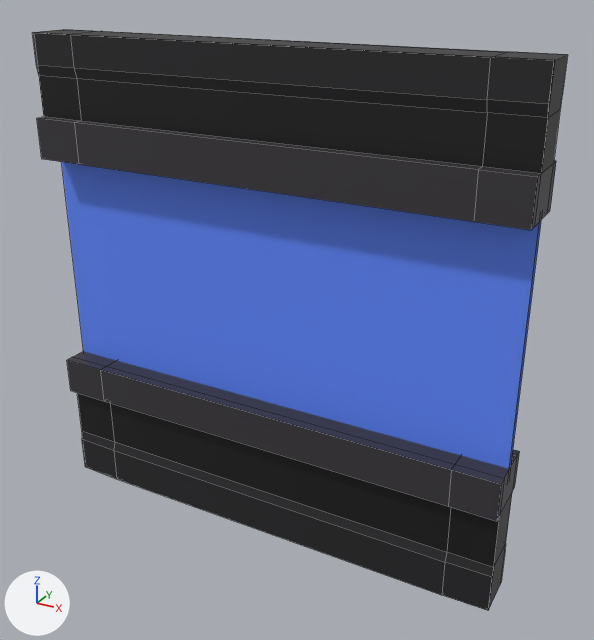
Two versions of the FBX model Abscondence Beta - Project/Assets/Models/Level Kit Alpha Models/Wall_Window_Middle.fbx, one commit apart.
Before and after are seen from a camera (50 mm lens) standing at (3.83, -4.09, 5.66) and looking at (0.26, 2.4, 2.41). Every picture has the same lights, and +X, +Y and +Z are marked at lower left. Mesh edges are drawn as thin lines. Where no turn or scale is listed for an object, it has been applied to the vertices.
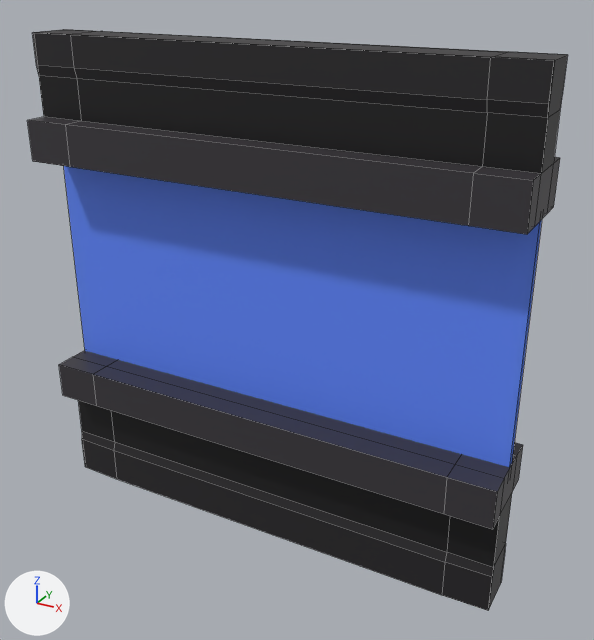
Pixel boxes [x1, y1, x2, y2] of what changed, in the pictures (594 x 640 px; the box of a moved part takes in the faces that stretch with it):
```json
{"object": "polySurface28", "change": "reshaped", "before": [32, 29, 568, 610], "after": [27, 29, 568, 610]}
{"part": 1, "of": "me_mesh", "change": "moved or reshaped", "before": [62, 162, 539, 469], "after": [64, 166, 540, 467]}
{"part": 2, "of": "me_mesh", "change": "moved or reshaped", "before": [510, 221, 541, 465], "after": [510, 220, 542, 464]}
{"part": 3, "of": "me_mesh", "change": "cut back", "before": [67, 357, 519, 521], "after": [59, 357, 523, 529]}
{"part": 4, "of": "me_mesh", "change": "moved or reshaped", "before": [37, 117, 556, 230], "after": [27, 117, 560, 234]}
```

Edits to the scene script, one JSON object a line:
```json
{"block": "me_mesh", "where": "# used by ob_polysurface28; location = (0.0, 0.0, 0.0)"}
{"block": "me_mesh", "where": "# verts and faces of me_mesh; kept vertices keep their numbers, new ones are numbered from 136"}
{"block": "me_mesh", "where": "# before: 120 (2.05, 2.0, 4.19) at pixel (478, 169), 121 (-2.0, 2.0, 4.19) at pixel (74, 122), 122 (-2.0, 2.0, 3.78) at pixel (78, 164), 123 (2.05, 2.0, 3.78) at pixel (473, 221), 124 (-2.5, 2.0, 3.78) at pixel (41, 159)"}
{"block": "me_mesh", "where": "# before: 125 (-2.5, 2.0, 4.19) at pixel (36, 118), 126 (2.5, 2.0, 4.19) at pixel (537, 176), 127 (2.5, 2.0, 3.78) at pixel (531, 230), 128 (2.05, 2.6, 3.78), 129 (-2.0, 2.6, 3.78)"}
{"block": "me_mesh", "where": "# before: 130 (-2.0, 2.6, 4.19), 131 (2.05, 2.6, 4.19), 132 (-2.5, 2.6, 4.19), 133 (-2.5, 2.6, 3.78), 134 (2.5, 2.6, 3.78) at pixel (550, 210)"}
{"block": "me_mesh", "where": "# before: 135 (2.5, 2.6, 4.19) at pixel (556, 160)"}
{"op": "remove", "block": "me_mesh", "code": "me_mesh.from_pydata(...)  # 136 vertices, 126 faces; spans x -2.5..2.5, y 2.0..2.6, z 0.0..5.0"}
{"op": "add", "block": "me_mesh", "code": "me_mesh.from_pydata(...)  # 132 vertices, 117 faces; spans x -2.5..2.5, y 1.88..2.72, z 0.0..5.0"}
{"block": "me_mesh", "change": "me_mesh part 1: the loose piece of 4 vertices spanning x -2.49..2.49, y 2.27, z 1.31..3.85 is moved by (0.0, 0.02, 0.0)"}
{"block": "me_mesh", "change": "me_mesh part 2: the loose piece of 4 vertices spanning x -2.49..2.49, y 2.33, z 1.31..3.85 is moved by (0.0, 0.02, 0.0)"}
{"block": "me_mesh", "change": "me_mesh part 3"}
{"block": "me_mesh", "change": "4 vertices are removed from x -2.0..2.05, y 2.1..2.5, z 0.0"}
{"block": "me_mesh", "change": "9 faces are deleted"}
{"block": "me_mesh", "change": "8 vertices in x -2.5..2.5, y 2.0, z 1.09..1.48 move by (0.0, -0.12, 0.0)"}
{"block": "me_mesh", "change": "8 vertices in x -2.5..2.5, y 2.6, z 1.09..1.48 move by (0.0, 0.12, 0.0)"}
{"block": "me_mesh", "change": "me_mesh part 4"}
{"op": "add", "block": "me_mesh", "code": "for i in [*range(120, 128)]: verts[i] += (0.0, -0.12, 0.0)"}
{"op": "add", "block": "me_mesh", "code": "for i in [*range(128, 136)]: verts[i] += (0.0, 0.12, 0.0)"}
```
